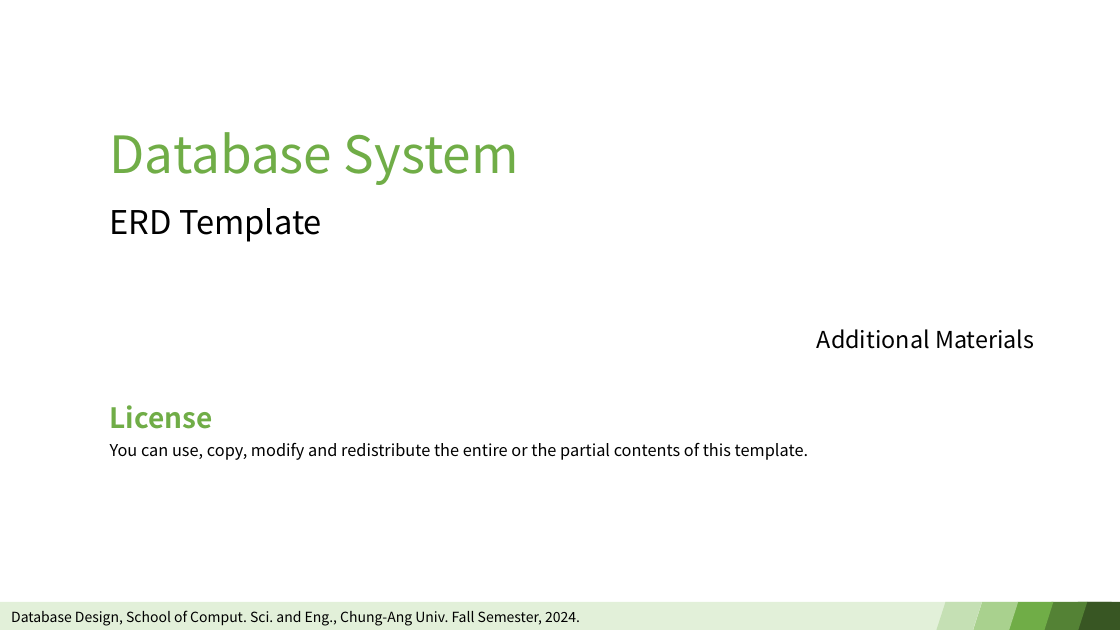
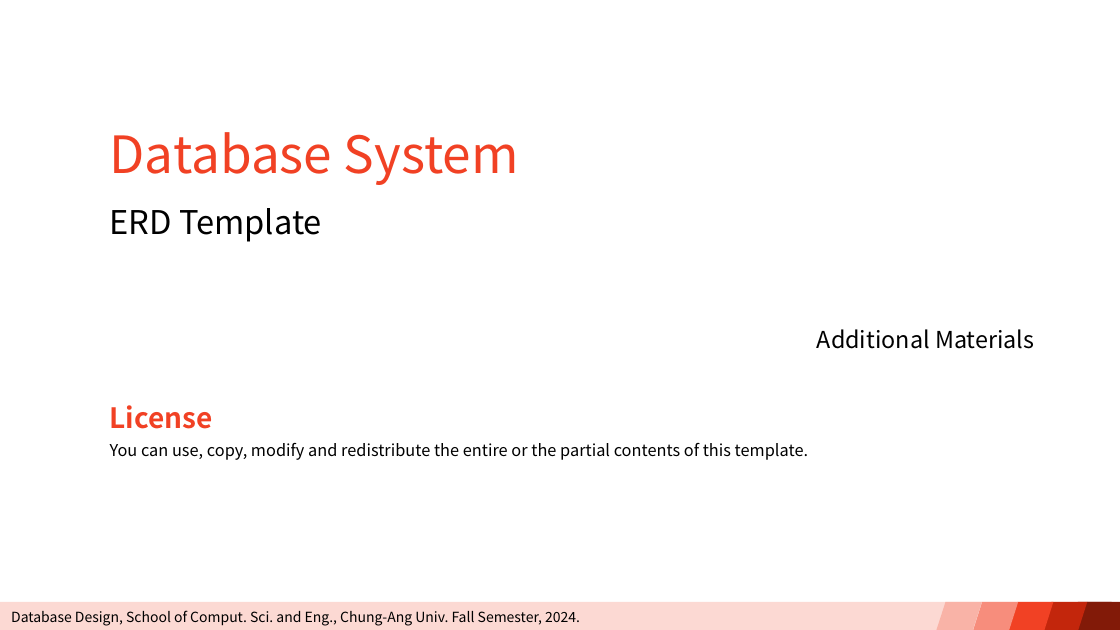
Before and after one commit to 02hyun7/Database_05-_03-, a slide deck: slide 1 of notebook_ty/erd_template.pptx. Drawn at 1120x630 pixels with LibreOffice and Linux fonts; fonts in the diff are those of the drawing. Boxes give left, top, right and bottom in pixels: in the first picture for what was removed or moved away, otherwise in the second. Text is boxed around its words. In the diff, an @@ line names an element or a change of style, - is before the commit and + after.

```diff
--- a/notebook_ty/erd_template.pptx
+++ b/notebook_ty/erd_template.pptx
@@ title "Database System" at (110, 132, 519, 185): text colour #70AD47 to #F14124 @@
@@ text "License" at (109, 405, 212, 429): text colour #70AD47 to #F14124 @@
@@ rectangle at (0, 602, 1087, 630): fill #E2F0D9 to #FCD9D3 @@
@@ flow chart input output at (937, 602, 982, 630): fill #C5E0B4 to #F9B3A7 @@
@@ flow chart input output at (974, 602, 1018, 630): fill #A9D18E to #F78D7C @@
@@ flow chart input output at (1009, 602, 1054, 630): fill #70AD47 to #F14124 @@
@@ flow chart input output at (1043, 602, 1087, 630): fill #548235 to #C3260C @@
@@ flow chart input output at (1070, 602, 1112, 630): fill #385723 to #821A08 @@
@@ rectangle at (1087, 602, 1120, 630): fill #385723 to #821A08 @@
```
Also in this commit, not shown: 2 other slides changed, 4 slides added, 2 other files.
